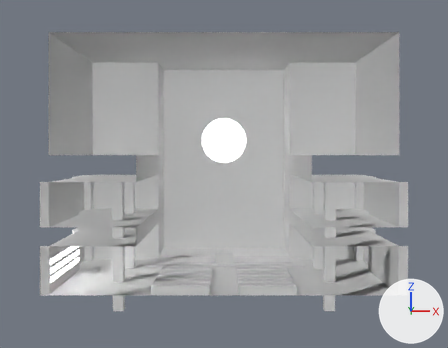
An edit to the Blender file 00_filestructure/01_Models/kn-kirche.blend, drawn before and after from the same camera.
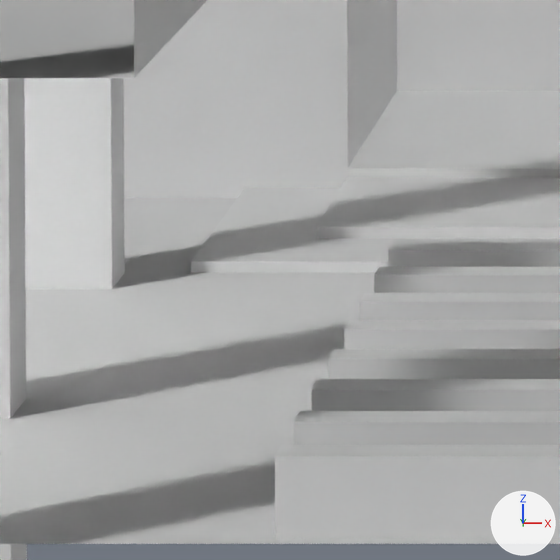
The first picture shows the older version from a camera (50 mm lens) standing at (0.0, -235.2, 48.5) and looking at (0.0, 13.2, 40.4). The close-ups show both versions on the part from 27% to 40% of the width and 68% to 85% of the height of that picture; other places that the commit changed are outside them. Lighting does not change. The marker at lower right points along +X, +Y and +Z. Everything nearer to the camera than a plane just in front of the edit is cut away.
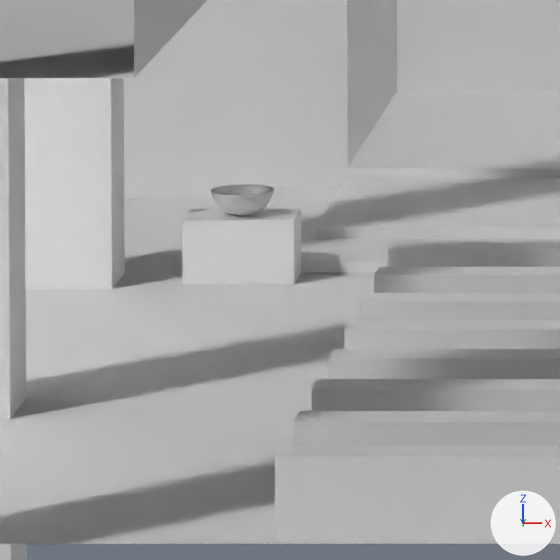
Boxes (x1, y1, x2, y2) around the edits, measured in the close-ups (560 x 560 px):
'Cube.015', added: after (182, 209, 301, 284)
'Sphere', added: after (211, 185, 274, 216)

Edits to the bpy script that builds the scene:
```text
Add me_sphere:
    me_sphere.from_pydata(...)  # 834 vertices, 864 faces; spans x -0.98..0.98, y -0.98..0.98, z -1.0..-0.2
    me_sphere.polygons.foreach_set('use_smooth', [True] * 864)
Add ob_cube_015:
    ob_cube_015 = bpy.data.objects.new('Cube.015', me_cube_008.copy())  # the mesh of ob_cube_006
    ob_cube_015.location = (-32.5, 28.55, 1.45)
    ob_cube_015.scale = (2.49, 1.44, 1.44)
Add ob_sphere:
    ob_sphere = bpy.data.objects.new('Sphere', me_sphere)
    ob_sphere.location = (-32.46, 28.44, 4.3)
    ob_sphere.scale = (1.45, 1.45, 1.45)
```
